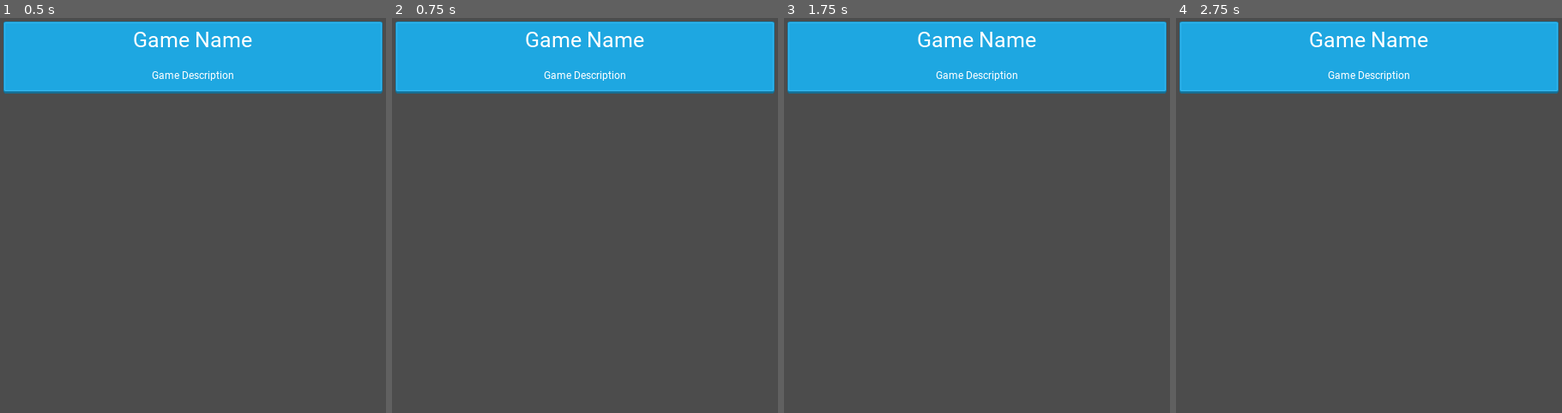
Above: before the commit, frames 1-4 (left to right).
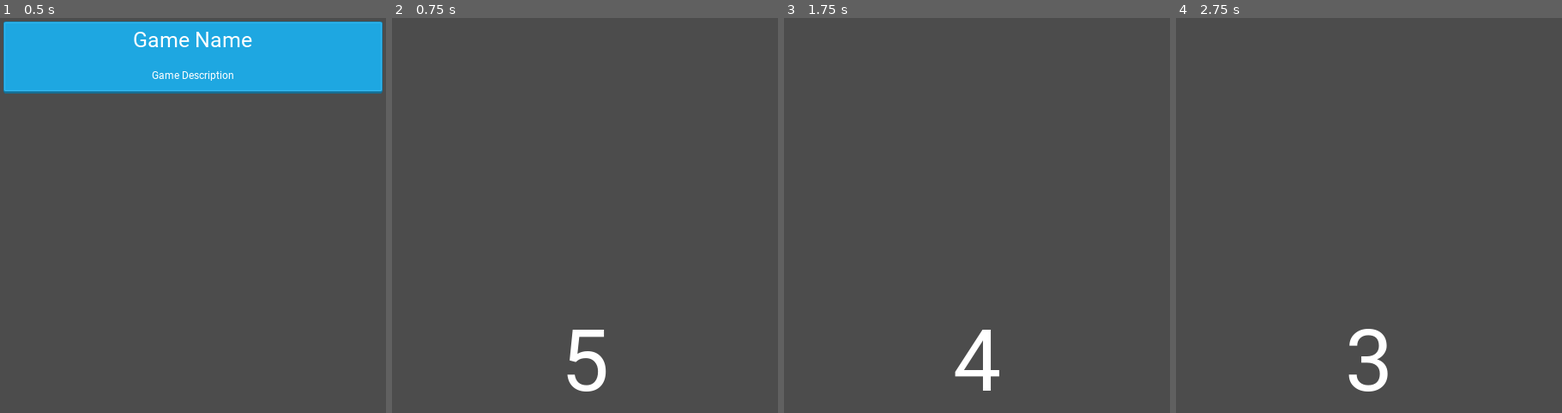
Above: after the commit, the same moments.

Repository: samuelpedrajas/Adiviname
Game: Godot game, scene res://scenes/GameListItem.tscn
Two runs of this game, one before a commit and one after it. Both use one fixed random seed, a clock stepped at 60 frames per second and the inputs below. This scene is started directly instead of the project's main scene.
Inputs (mouse positions are in pixels of both pictures, inside the frame that each line leads up to):
- Up to frame 1 (0.5 s): no input
- Up to frame 2 (0.75 s): click "Game Name" at 0.5 s
- Up to frame 3 (1.75 s): click (977, 57) at 1.25 s, where only the run before the commit has a clickable "Game Name"
- Up to frame 4 (2.75 s): click (1369, 57) at 2 s, where only the run before the commit has a clickable "Game Name"

Frame 1 is identical in both runs. In frame 2, 19% of the frame differs, in the area x 0-100%, y 0-95%; in frame 3, 19%; in frame 4, 19%.
Error after the commit: Invalid call. Nonexistent function 'duplicate' in base 'Nil'. (res://scripts/ExpressionScreen.gd:40)

Commit message:
progress

Diff:
--- a/project.godot
+++ b/project.godot
@@ -18,10 +18,12 @@
 config/name="Adivíname"
 run/main_scene="res://scenes/Main.tscn"
 config/icon="res://icon.png"
+config/quit_on_go_back=false
 
 [autoload]
 
 Const="*res://scripts/Const.gd"
+Global="*res://scripts/Global.gd"
 
 [display]
 
@@ -29,7 +31,11 @@
 window/size/height=1920
 window/handheld/orientation="portrait"
 window/stretch/mode="2d"
-window/stretch/aspect="keep"
+window/stretch/aspect="expand"
+
+[input_devices]
+
+pointing/emulate_touch_from_mouse=true
 
 [rendering]
 
--- /dev/null
+++ b/scenes/ExpressionScreen.tscn
@@ -0,0 +1,70 @@
+[gd_scene load_steps=5 format=2]
+
+[ext_resource path="res://scripts/ExpressionScreen.gd" type="Script" id=1]
+[ext_resource path="res://fonts/Roboto-Regular.ttf" type="DynamicFontData" id=2]
+
+[sub_resource type="DynamicFont" id=1]
+size = 160
+font_data = ExtResource( 2 )
+
+[sub_resource type="DynamicFont" id=2]
+size = 240
+font_data = ExtResource( 2 )
+
+[node name="ExpressionScreen" type="Control"]
+anchor_right = 1.0
+anchor_bottom = 1.0
+script = ExtResource( 1 )
+
+[node name="CorrectBg" type="ColorRect" parent="."]
+visible = false
+anchor_right = 1.0
+anchor_bottom = 1.0
+color = Color( 0.207843, 1, 0.117647, 1 )
+
+[node name="IncorrectBg" type="ColorRect" parent="."]
+visible = false
+anchor_right = 1.0
+anchor_bottom = 1.0
+color = Color( 1, 0.117647, 0.117647, 1 )
+
+[node name="GameControls" type="Control" parent="."]
+visible = false
+anchor_right = 1.0
+anchor_bottom = 1.0
+
+[node name="Time" type="Label" parent="GameControls"]
+anchor_right = 1.0
+margin_bottom = 299.0
+custom_fonts/font = SubResource( 1 )
+text = "60"
+align = 1
+valign = 1
+
+[node name="Expression" type="Label" parent="GameControls"]
+anchor_right = 1.0
+anchor_bottom = 1.0
+custom_fonts/font = SubResource( 2 )
+text = "Expression"
+align = 1
+valign = 1
+
+[node name="Countdown" type="Label" parent="."]
+anchor_right = 1.0
+anchor_bottom = 1.0
+custom_fonts/font = SubResource( 2 )
+text = "5"
+align = 1
+valign = 1
+
+[node name="GameTimer" type="Timer" parent="."]
+
+[node name="CountdownTimer" type="Timer" parent="."]
+autostart = true
+
+[node name="NextExpressionTimer" type="Timer" parent="."]
+one_shot = true
+autostart = true
+[connection signal="timeout" from="GameTimer" to="." method="_on_GameTimer_timeout"]
+[connection signal="timeout" from="CountdownTimer" to="." method="_on_CountdownTimer_timeout"]
+[connection signal="timeout" from="NextExpressionTimer" to="." method="_on_NextExpressionTimer_timeout"]
--- a/scenes/GameListItem.tscn
+++ b/scenes/GameListItem.tscn
@@ -63,3 +63,4 @@
 text = "Game Description"
 align = 1
 valign = 1
+[connection signal="pressed" from="Button" to="." method="_on_Button_pressed"]
--- a/scenes/Main.tscn
+++ b/scenes/Main.tscn
@@ -1,14 +1,16 @@
-[gd_scene load_steps=2 format=2]
+[gd_scene load_steps=3 format=2]
 
-[ext_resource path="res://scenes/GameList.tscn" type="PackedScene" id=1]
+[ext_resource path="res://scripts/Main.gd" type="Script" id=1]
+[ext_resource path="res://scenes/GameList.tscn" type="PackedScene" id=2]
 
 [node name="Main" type="Control"]
 anchor_right = 1.0
 anchor_bottom = 1.0
+script = ExtResource( 1 )
 
 [node name="Bg" type="ColorRect" parent="."]
 anchor_right = 1.0
 anchor_bottom = 1.0
 color = Color( 1, 0.584314, 0, 1 )
 
-[node name="GameList" parent="." instance=ExtResource( 1 )]
+[node name="GameList" parent="." instance=ExtResource( 2 )]
--- a/scripts/Const.gd
+++ b/scripts/Const.gd
@@ -6,4 +6,11 @@
 	SINGING = 2
 }
 
+const GyroAnswer = {
+	MAX_CORRECT = -3.5,
+	MIN_CORRECT = -5,
+	MAX_INCORRECT = 5,
+	MIN_INCORRECT = 3.5
+}
+
 const API_URL = "http://192.168.2.251:8000/api/v1/game/"
--- /dev/null
+++ b/scripts/ExpressionScreen.gd
@@ -0,0 +1,73 @@
+extends Control
+
+var countdown = 5
+var remaining_time = 60
+var current_expression
+var pending_expressions = []
+var displayed = []
+var answers = {}
+
+var blocked = true
+
+
+func _ready():
+	$Countdown.set_text(str(countdown))
+	set_next_expression()
+
+
+func _process(delta):
+	if blocked:
+		return
+	var gyro = Input.get_gyroscope()
+
+	if gyro[1] + gyro[2] < 1:
+		if  Const.GyroAnswer.MIN_CORRECT < gyro[0] and gyro[0] < Const.GyroAnswer.MAX_CORRECT:
+			$CorrectBg.show()
+			answer(true)
+		elif Const.GyroAnswer.MIN_INCORRECT < gyro[0] and gyro[0] < Const.GyroAnswer.MAX_INCORRECT:
+			$IncorrectBg.show()
+			answer(false)
+
+
+func answer(correct):
+	blocked = true
+	answers[current_expression] = correct
+	$NextExpressionTimer.start()
+
+
+func set_next_expression():
+	if pending_expressions.empty():
+		pending_expressions = Global.expressions.duplicate()
+		pending_expressions.shuffle()
+
+	current_expression = pending_expressions.pop_front()
+	displayed.append(current_expression)
+
+	$GameControls/Expression.set_text(current_expression)
+
+
+func _on_GameTimer_timeout():
+	remaining_time -= 1
+	$GameControls/Time.set_text(str(remaining_time))
+	if remaining_time < 1:
+		Global.load_main_scene()
+
+
+func _on_NextExpressionTimer_timeout():
+	blocked = false
+
+	$CorrectBg.hide()
+	$IncorrectBg.hide()
+
+	set_next_expression()
+
+
+func _on_CountdownTimer_timeout():
+	if countdown > 1:
+		countdown -= 1
+		$Countdown.set_text(str(countdown))
+	else:
+		$Countdown.hide()
+		$GameControls.show()
+		$CountdownTimer.stop()
+		$GameTimer.start()
--- a/scripts/GameList.gd
+++ b/scripts/GameList.gd
@@ -24,5 +24,10 @@
 	for i in range(0, results.size()):
 		var game_info = results[i]
 		var game_list_item = GameListItem.instance()
-		game_list_item.setup(game_info["title"], game_info["description"])
+
+		game_list_item.setup(
+			game_info["title"],
+			game_info["description"],
+			game_info["expressions"]
+		)
 		$GameListBg/GameContainer/VBoxContainer.add_child(game_list_item)
--- a/scripts/GameListItem.gd
+++ b/scripts/GameListItem.gd
@@ -1,6 +1,18 @@
 extends Control
 
+var title
+var description
+var expressions
 
-func setup(title, description):
+
+func setup(title, description, expressions):
+	self.title = title
+	self.description = description
+	self.expressions = expressions
+
 	$Button/Title.set_text(title)
 	$Button/Description.set_text(description)
+
+
+func _on_Button_pressed():
+	Global.load_game(title, description, expressions)
--- /dev/null
+++ b/scripts/Global.gd
@@ -0,0 +1,48 @@
+extends Node
+
+var current_scene = "main"
+
+var title
+var description
+var expressions
+
+var main_scene = preload("res://scenes/Main.tscn")
+var expression_screen_scene = preload("res://scenes/ExpressionScreen.tscn")
+
+
+func _ready():
+	randomize()
+	get_tree().set_quit_on_go_back(false)
+
+
+func load_game(title, description, expressions):
+	self.title = title
+	self.description = description
+	self.expressions = expressions
+
+	current_scene = "expression_screen"
+	get_tree().change_scene_to(expression_screen_scene)
+	OS.set_screen_orientation(0)
+
+
+func load_main_scene():
+	current_scene = "main"
+	get_tree().change_scene_to(main_scene)
+	OS.set_screen_orientation(1)
+
+
+func quit_game():
+	get_tree().quit()
+
+
+func _notification(what):
+	if what == MainLoop.NOTIFICATION_WM_QUIT_REQUEST:
+		if current_scene != "main":
+			load_main_scene()
+		else:
+			quit_game()
+	elif what == MainLoop.NOTIFICATION_WM_GO_BACK_REQUEST:
+		if current_scene != "main":
+			load_main_scene()
+		else:
+			quit_game()
--- /dev/null
+++ b/scripts/Main.gd
@@ -0,0 +1,4 @@
+extends Control
+
+func _ready():
+	pass
